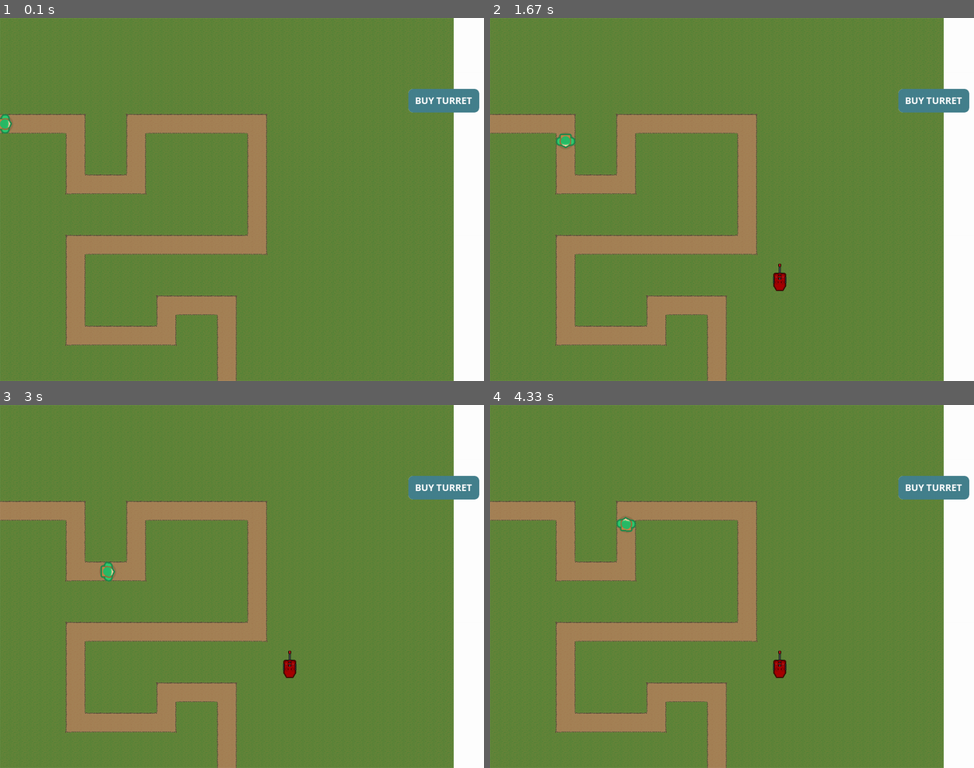
Above: before the commit, frames 1-4 (two rows, left to right).
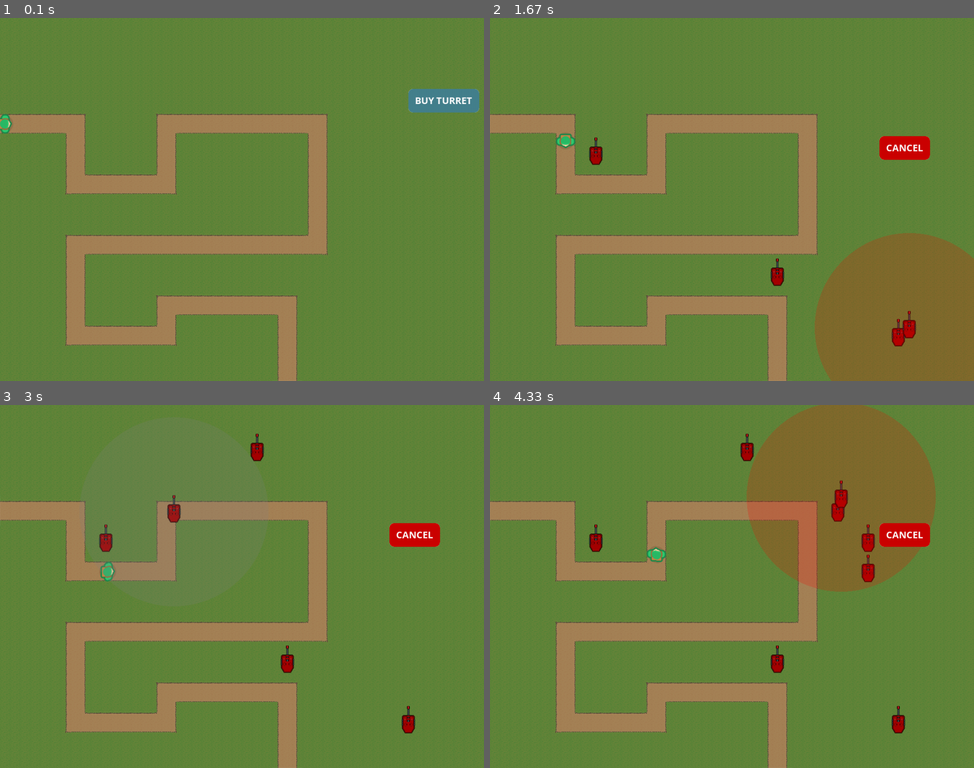
Above: after the commit, the same moments.

Repository: peter5454/PyGame
Game: pygame game, started from main.py
Same seed, same stepped clock (60 frames per second), same inputs: the game is played once before the commit and once after it.
Inputs (mouse positions are in pixels of both pictures, inside the frame that each line leads up to):
- Up to frame 1 (0.1 s): no input
- Up to frame 2 (1.67 s): click (935, 101) at 0.38 s; click (780, 279) at 0.72 s; click (581, 145) at 1.05 s; click (911, 326) at 1.38 s
- Up to frame 3 (3 s): click (251, 463) at 1.72 s; click (217, 680) at 2.05 s; click (227, 524) at 2.38 s; click (174, 510) at 2.72 s
- Up to frame 4 (4.33 s): click (857, 553) at 3.05 s; click (882, 579) at 3.38 s; click (833, 521) at 3.72 s; click (843, 495) at 4.05 s

The runs differ from the first frame. In frame 1, 13% of the frame differs, in the area x 25-100%, y 0-100%; in frame 2, 25%; in frame 3, 16%; in frame 4, 29%, in the area x 20-100%, y 0-100%.

Commit message:
updated map and added grid snapping

Diff:
--- a/assets/images/maps/map_1.tmj
+++ b/assets/images/maps/map_1.tmj
@@ -3,35 +3,35 @@
  "infinite":false,
  "layers":[
         {
-         "data":[1, 2, 3, 4, 5, 6, 7, 8, 9, 10, 11, 12, 13, 14, 15,
-            16, 17, 18, 19, 20, 21, 22, 23, 24, 25, 26, 27, 28, 29, 30,
-            31, 32, 33, 34, 35, 36, 37, 38, 39, 40, 41, 42, 43, 44, 45,
-            46, 47, 48, 49, 50, 51, 52, 53, 54, 55, 56, 57, 58, 59, 60,
-            61, 62, 63, 64, 65, 66, 67, 68, 69, 70, 71, 72, 73, 74, 75,
-            76, 77, 78, 79, 80, 81, 82, 83, 84, 85, 86, 87, 88, 89, 90,
-            91, 92, 93, 94, 95, 96, 97, 98, 99, 100, 101, 102, 103, 104, 105,
-            106, 107, 108, 109, 110, 111, 112, 113, 114, 115, 116, 117, 118, 119, 120,
-            121, 122, 123, 124, 125, 126, 127, 128, 129, 130, 131, 132, 133, 134, 135,
-            136, 137, 138, 139, 140, 141, 142, 143, 144, 145, 146, 147, 148, 149, 150,
-            151, 152, 153, 154, 155, 156, 157, 158, 159, 160, 161, 162, 163, 164, 165,
-            166, 167, 168, 169, 170, 171, 172, 173, 174, 175, 176, 177, 178, 179, 180],
+         "data":[18, 18, 18, 18, 18, 18, 18, 18, 18, 18, 18, 18, 18, 18, 18, 18,
+            18, 18, 18, 18, 18, 18, 18, 18, 18, 18, 18, 18, 18, 18, 18, 18,
+            18, 18, 18, 18, 18, 18, 18, 18, 18, 18, 18, 18, 18, 18, 18, 18,
+            49, 50, 51, 18, 18, 54, 55, 56, 56, 56, 59, 18, 18, 18, 18, 18,
+            18, 18, 67, 18, 18, 70, 18, 18, 18, 18, 75, 18, 18, 18, 18, 18,
+            18, 18, 83, 84, 84, 86, 18, 18, 18, 18, 91, 18, 18, 18, 18, 18,
+            18, 18, 18, 18, 18, 18, 18, 18, 18, 18, 107, 18, 18, 18, 18, 18,
+            18, 18, 115, 116, 117, 118, 119, 120, 56, 56, 123, 18, 18, 18, 18, 18,
+            18, 18, 131, 18, 18, 18, 18, 18, 18, 18, 18, 18, 18, 18, 18, 18,
+            18, 18, 147, 18, 18, 150, 151, 151, 151, 154, 18, 18, 18, 18, 18, 18,
+            18, 18, 163, 164, 165, 166, 18, 18, 18, 170, 18, 18, 18, 18, 18, 18,
+            18, 18, 18, 18, 18, 18, 18, 18, 18, 186, 18, 18, 18, 18, 18, 18],
          "height":12,
          "id":1,
          "name":"Tile Layer 1",
          "opacity":1,
          "type":"tilelayer",
          "visible":true,
-         "width":15,
+         "width":16,
          "x":0,
          "y":0
         },
         {
-         "id":2,
+         "id":4,
          "image":"",
-         "name":"Map",
+         "name":"Image Layer 1",
          "opacity":1,
          "type":"imagelayer",
-         "visible":true,
+         "visible":false,
          "x":0,
          "y":0
         },
@@ -50,59 +50,59 @@
                          "y":0
                         },
                         {
-                         "x":160.181818181818,
+                         "x":160.182,
                          "y":0
                         },
                         {
-                         "x":160.181818181818,
-                         "y":127.818181818182
+                         "x":160.182,
+                         "y":127.818
                         },
                         {
-                         "x":287.636363636364,
-                         "y":128
+                         "x":351.511,
+                         "y":127.5
                         },
                         {
-                         "x":288,
-                         "y":0.363636363636374
+                         "x":352.031,
+                         "y":0.019886
                         },
                         {
-                         "x":543.818181818182,
-                         "y":0.181818181818187
+                         "x":670.273,
+                         "y":0.234848
                         },
                         {
-                         "x":544.181818181818,
-                         "y":256
+                         "x":670.515,
+                         "y":256.333
                         },
                         {
-                         "x":159.818181818182,
-                         "y":255.909090909091
+                         "x":159.818,
+                         "y":255.909
                         },
                         {
-                         "x":159.630681818182,
-                         "y":447.931818181818
+                         "x":159.631,
+                         "y":447.932
                         },
                         {
-                         "x":351.636363636364,
-                         "y":448.181818181818
+                         "x":351.636,
+                         "y":448.182
                         },
                         {
-                         "x":351.818181818182,
-                         "y":384.545454545455
+                         "x":351.818,
+                         "y":384.545
                         },
                         {
-                         "x":479.693181818182,
-                         "y":384.306818181818
+                         "x":608.026,
+                         "y":385.64
                         },
                         {
-                         "x":480.068181818182,
-                         "y":544.181818181818
+                         "x":609.068,
+                         "y":544.515
                         }],
                  "rotation":0,
                  "type":"",
                  "visible":true,
                  "width":0,
-                 "x":0.181818181818182,
-                 "y":223.818181818182
+                 "x":0,
+                 "y":224
                 }],
          "opacity":1,
          "type":"objectgroup",
@@ -110,7 +110,7 @@
          "x":0,
          "y":0
         }],
- "nextlayerid":4,
+ "nextlayerid":5,
  "nextobjectid":2,
  "orientation":"orthogonal",
  "renderorder":"right-down",
@@ -124,5 +124,5 @@
  "tilewidth":64,
  "type":"map",
  "version":"1.10",
- "width":15
+ "width":16
 }
--- a/main.py
+++ b/main.py
@@ -57,14 +57,30 @@
   screen.blit(transparent_surface, (0, 0))
 
 def create_turret(mouse_pos):
-  close = False
-  new_turret = Turret(cursor_turret, mouse_pos)
-  close = overlapping_turrets(mouse_pos)
-  if close == False:
-    turret_group.add(new_turret)
-    return True
-  else:
-    return False
+  #close = False
+  mouse_tile_x = mouse_pos[0] // c.TILE_SIZE
+  mouse_tile_y = mouse_pos[1] // c.TILE_SIZE
+  #calculate the sequential number of the tile
+  mouse_tile_num = (mouse_tile_y * c.COLS) + mouse_tile_x
+  #check if that tile is grass
+  if world.tile_map[mouse_tile_num] == 18:
+    #check that there isn't already a turret there
+    space_is_free = True
+    for turret in turret_group:
+      if (mouse_tile_x, mouse_tile_y) == (turret.tile_x, turret.tile_y):
+        space_is_free = False
+      #if it is a free space then create turret
+    if space_is_free == True:
+      new_turret = Turret(cursor_turret, mouse_tile_x, mouse_tile_y)
+      turret_group.add(new_turret)
+"""
+        close = overlapping_turrets(mouse_pos)
+        if close == False:
+          turret_group.add(new_turret)
+          return True
+        else:
+          return False
+"""
 
 def overlapping_turrets(mouse_pos):
   if 10 > mouse_pos[0] or mouse_pos[0] > c.SCREEN_WIDTH-10:
@@ -76,6 +92,7 @@
       if dist < mt.sqrt((mt.pi * 10)**2 ): #create circle around the point of radius 10
         return True
   return False
+
 #game variables
 placing_turrets = False
 #game loop
@@ -90,7 +107,7 @@
 
   #draw enemy path
   #pg.draw.lines(screen, "grey0", False, world.waypoints)
-
+  #print(turret_group)
   #update groups
   enemy_group.update()
 
@@ -108,6 +125,7 @@
     cursor_pos = pg.mouse.get_pos()
     cursort_rect.center = cursor_pos
     screen.blit(cursor_turret, cursort_rect)
+
     if overlapping_turrets(cursor_pos):
       draw_circ(255,0,0,200)
     else:
@@ -122,12 +140,15 @@
     #quit program
     if event.type == pg.QUIT:
       run = False
+    #mouse click
     if event.type == pg.MOUSEBUTTONDOWN and event.button == 1:
       mouse_pos = pg.mouse.get_pos()
+      #check if mouse is on the game area
       if mouse_pos[0] < c.SCREEN_WIDTH and mouse_pos[1] < c.SCREEN_HEIGHT:
+
         if placing_turrets == True:
-          place_turr = create_turret(mouse_pos)
-          if place_turr:
+          place_turret = create_turret(mouse_pos)
+          if place_turret:
             placing_turrets = False
 
 
--- a/turrets.py
+++ b/turrets.py
@@ -1,8 +1,16 @@
 import pygame as pg
+import constants as c
 
 class Turret(pg.sprite.Sprite):
-    def __init__(self,image,pos):
+    def __init__(self,image,tile_x,tile_y):
         pg.sprite.Sprite.__init__(self)
+        self.tile_x = tile_x
+        self.tile_y = tile_y
+
+        #calculate center coordinates
+        self.x = (self.tile_x + 0.5) * c.TILE_SIZE
+        self.y = (self.tile_y + 0.5) * c.TILE_SIZE
+
         self.image = image
         self.rect = self.image.get_rect()
-        self.rect.center = pos
+        self.rect.center = (self.x, self.y)
--- a/world.py
+++ b/world.py
@@ -2,6 +2,7 @@
 
 class World():
     def __init__(self, data, map_image):
+        self.tile_map = []
         self.waypoints = []
         self.level_data = data
         self.image = map_image
@@ -9,7 +10,10 @@
     def process_data(self):
         #look through data to extract relevant info
         for layer in self.level_data["layers"]:
-            if layer["name"] == "Waypoints":
+            if layer["name"] == "Tile Layer 1":
+                self.tile_map = layer["data"]
+                print(self.tile_map)
+            elif layer["name"] == "Waypoints":
                 for obj in layer["objects"]:
                     waypoint_data = obj["polyline"]
                     self.process_waypoints(waypoint_data)
Binary file changed: assets/images/maps/map_1.png
